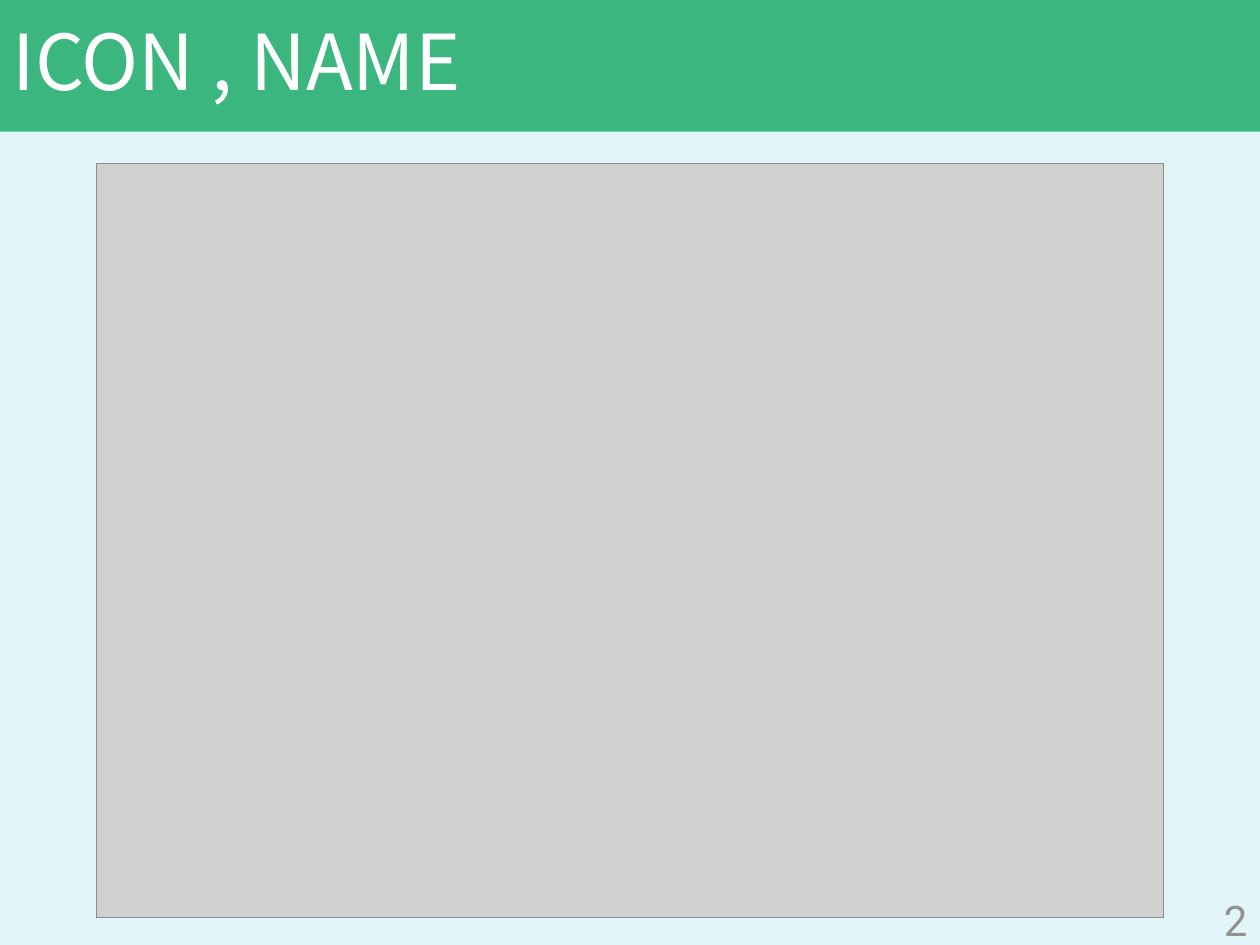
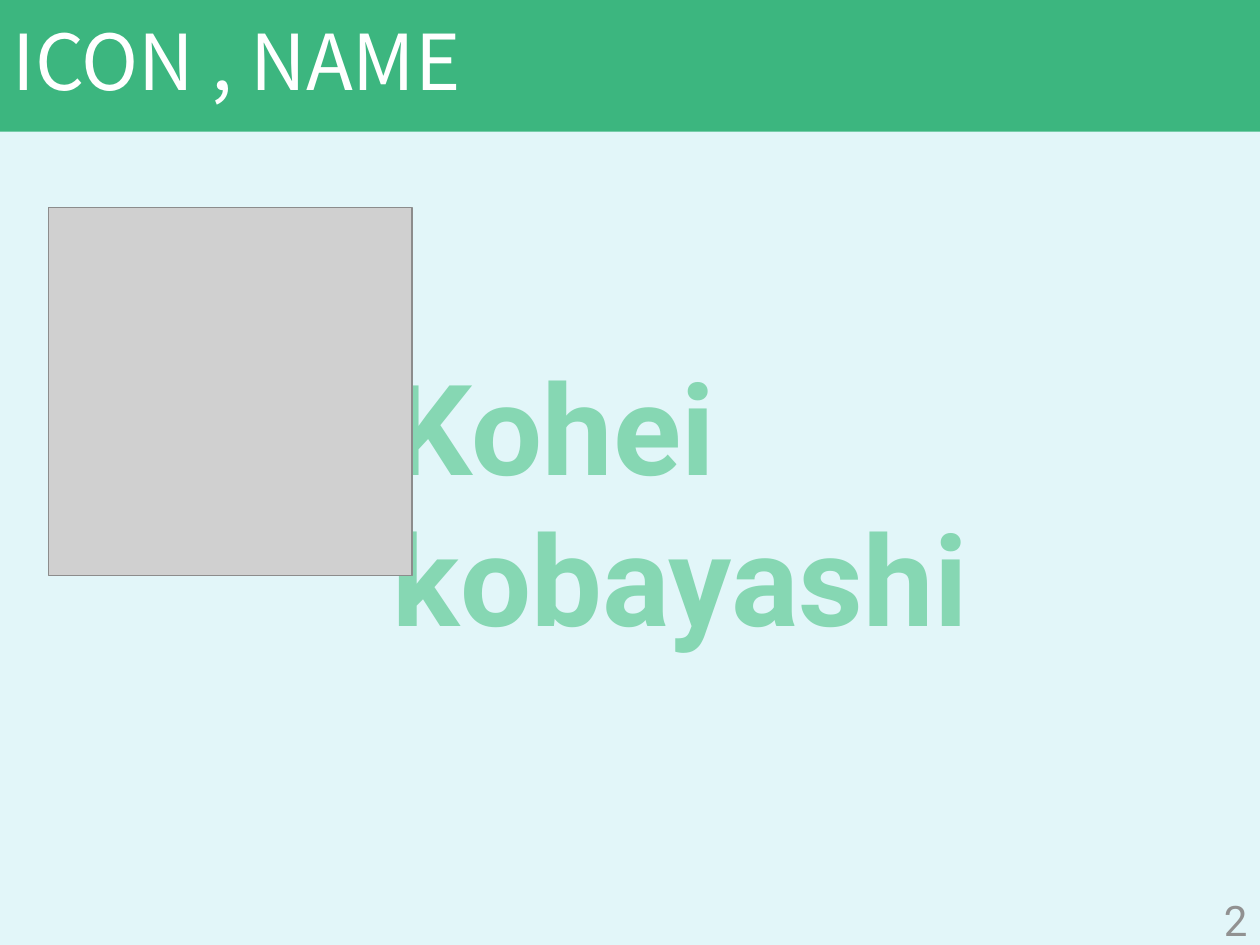
Before and after one commit to koheikobayashi/AR-name-card, a slide deck: slide 2 of Simple_AR_CARD-master/template.pptx. Drawn at 1260x945 pixels with LibreOffice and Linux fonts; fonts in the diff are those of the drawing; grey boxes stand for pictures. Boxes give left, top, right and bottom in pixels: in the first picture for what was removed or moved away, otherwise in the second. Text is boxed around its words. In the diff, an @@ line names an element or a change of style, - is before the commit and + after.

Commit message:
update my data

```diff
--- a/Simple_AR_CARD-master/template.pptx
+++ b/Simple_AR_CARD-master/template.pptx
@@ picture removed at [97, 164, 1164, 919] @@
@@ picture added at [48, 208, 412, 576] @@
@@ text added at [393, 360, 968, 653], 72 pt, text #86D7B3, bold @@
+Kohei kobayashi
```
